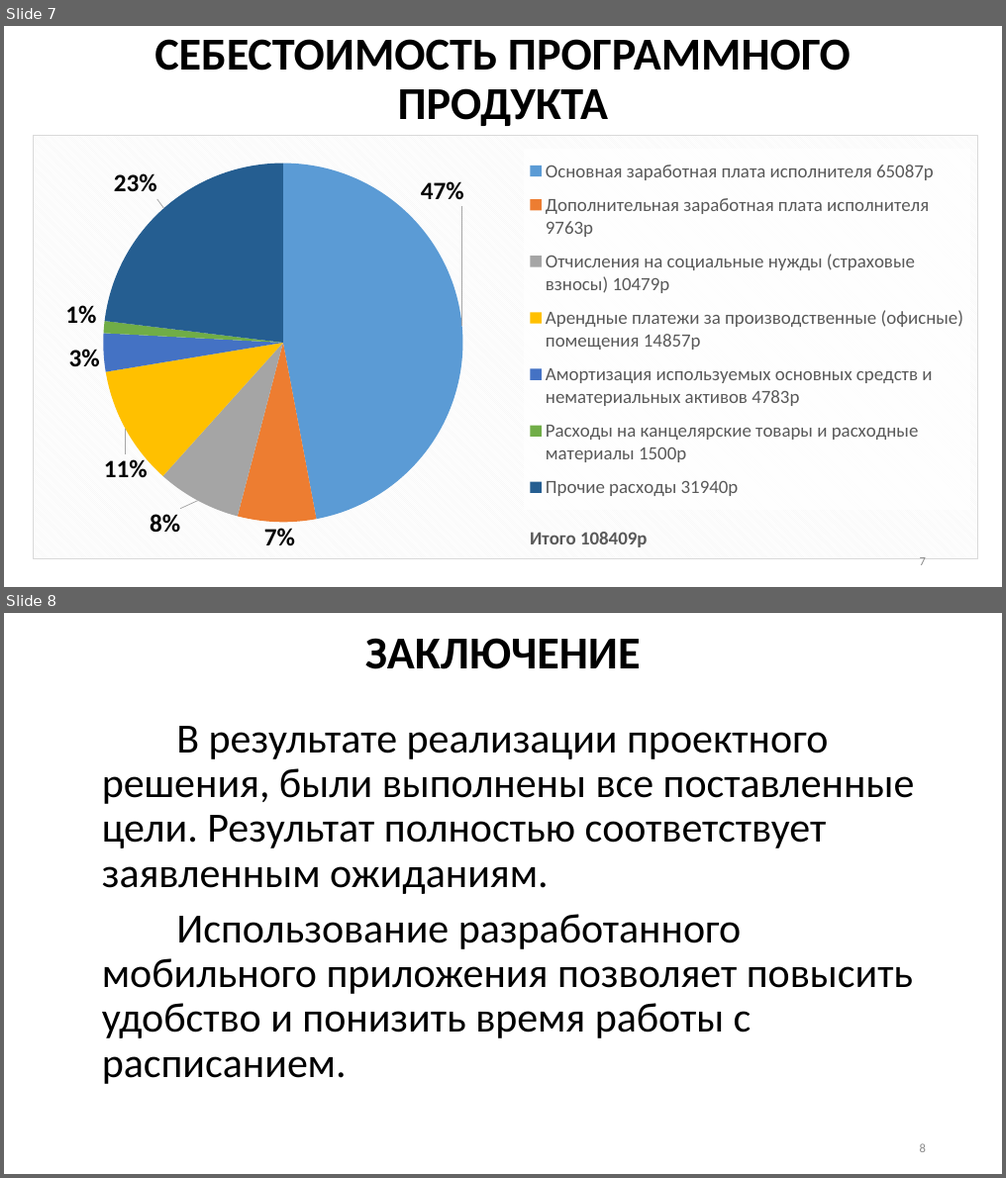
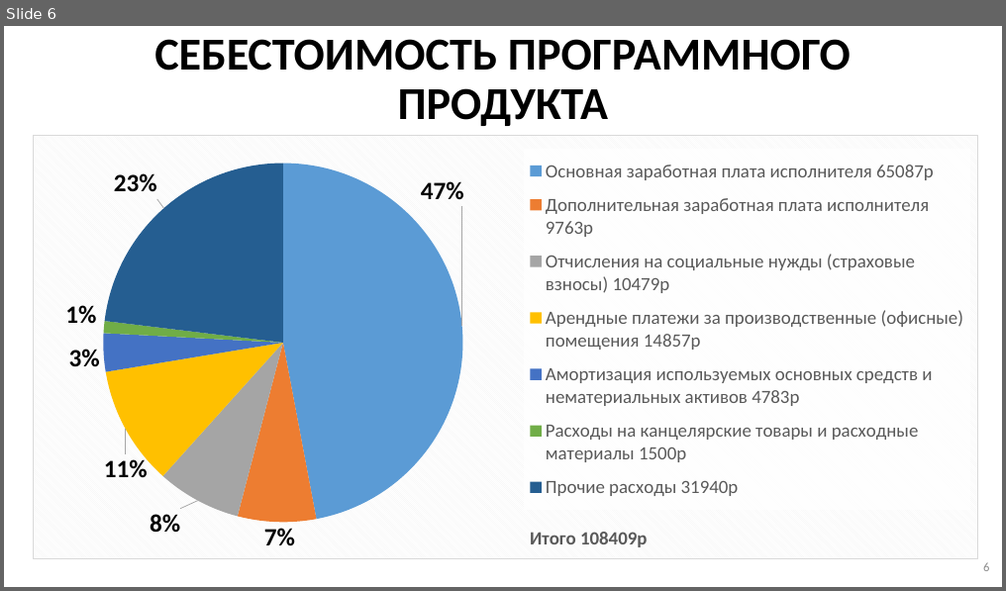
Before and after one commit to ZanderHamster/ScheduleBSTU, a slide deck: Документация/Презентация.pptx. Shown one above the other, each under a label of ours: slides 7 and 8 before the commit, slide 6 after it. The pictures are 1006x1178 and 1006x591 pixels, drawn with LibreOffice and Linux fonts; fonts in the diff are those of the drawing. Boxes give left, top, right and bottom in pixels: in the first picture for what was removed or moved away, otherwise in the second. Text is boxed around its words. In the diff, an @@ line names an element or a change of style, - is before the commit and + after.

```diff
--- a/Документация/Презентация.pptx
+++ b/Документация/Презентация.pptx
@@ slide 8 removed at (4, 613, 1002, 1174), background #FFFFFF @@
@@ title removed at (365, 638, 641, 669) @@
-ЗАКЛЮЧЕНИЕ
@@ text removed at (102, 726, 915, 1084) @@
-В результате реализации проектного решения, были выполнены все поставленные цели. Результат полностью соответствует заявленным ожиданиям.
-Использование разработанного мобильного приложения позволяет повысить удобство и понизить время работы с расписанием.
@@ page number removed at (920, 1144, 926, 1153) @@
-8
@@ what was slide 7 is now slide 6 @@
@@ page number at (983, 563, 989, 571): text changed @@
-7
+6
```
Also in this commit, not shown: 3 slides changed, 1 slide added, 1 other slide removed, 5 other files.
